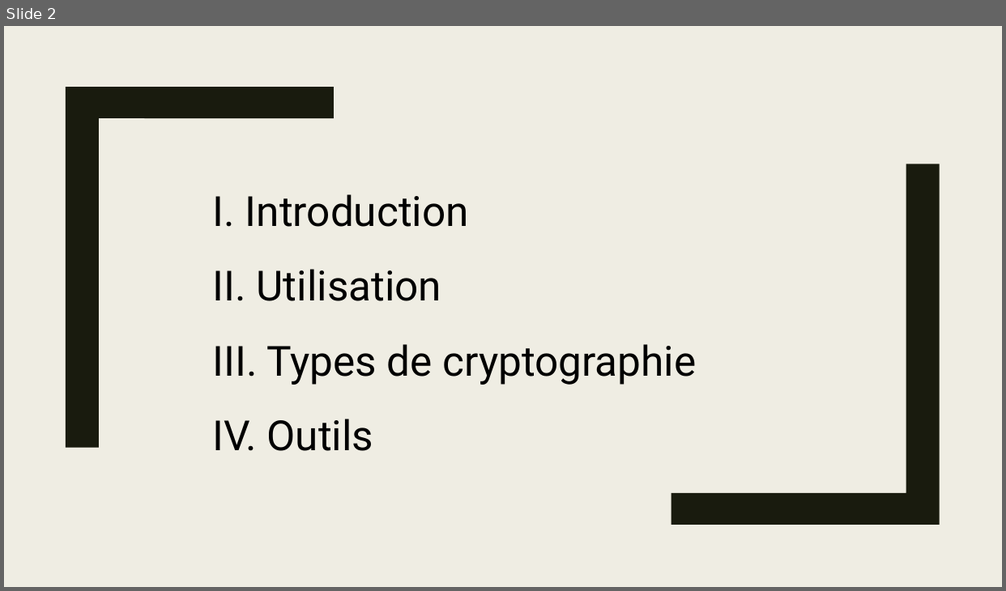
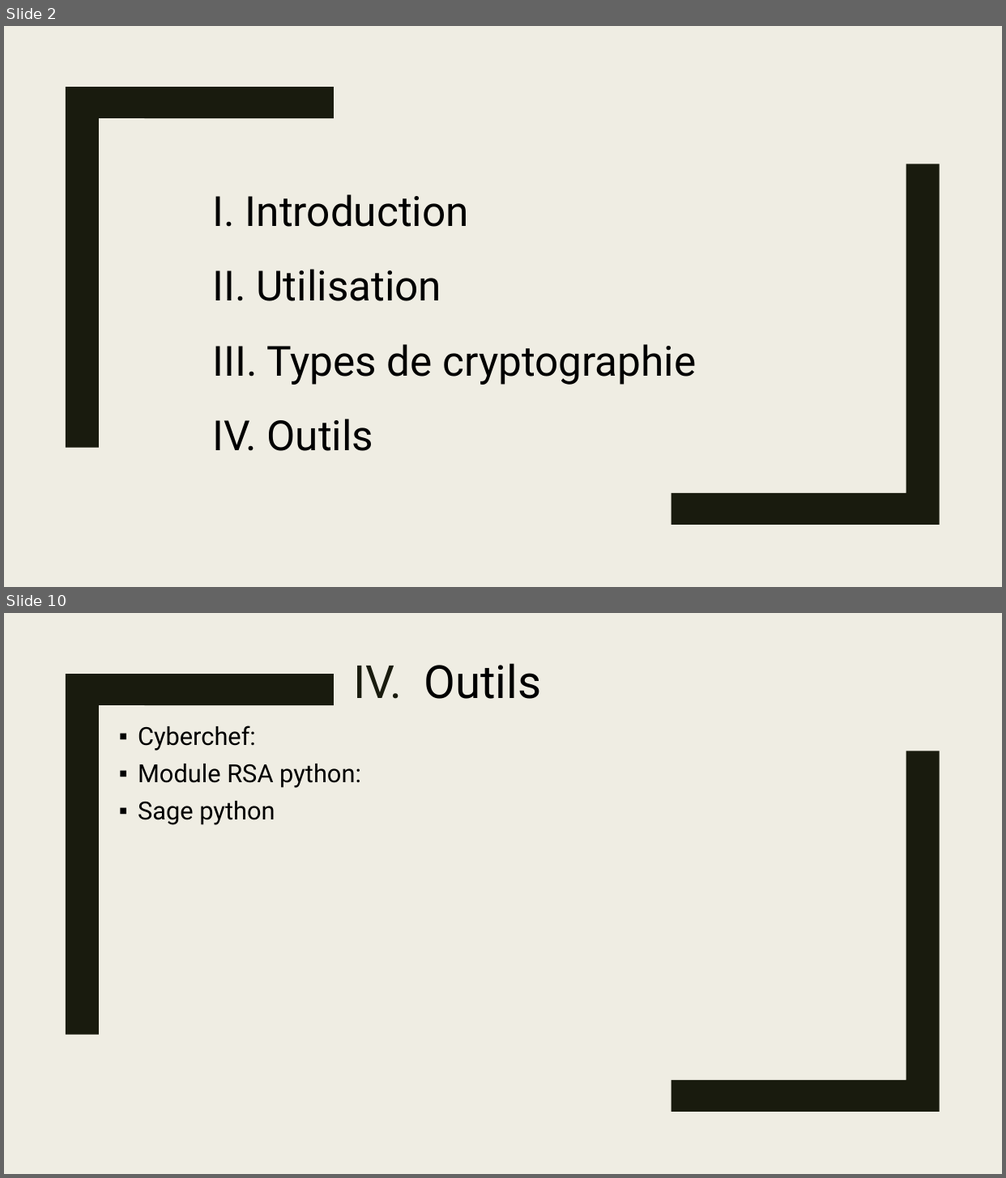
Before and after one commit to Chaman-veteran/wocsa_crypto, a slide deck: presentation.pptx. Shown one above the other, each under a label of ours: slide 2 before the commit, slides 2 and 10 after it; the slides between them are not shown. The pictures are 1006x591 and 1006x1178 pixels, drawn with LibreOffice and Linux fonts; fonts in the diff are those of the drawing. Boxes give left, top, right and bottom in pixels: in the first picture for what was removed or moved away, otherwise in the second. Text is boxed around its words. In the diff, an @@ line names an element or a change of style, - is before the commit and + after.

```diff
--- a/presentation.pptx
+++ b/presentation.pptx
@@ slide 10 added at box(4, 613, 1002, 1174), background #EFEDE3; not listed: 2 template elements that a slide beside it also shows @@
@@ text added at box(424, 663, 541, 699), 44 pt, text #000000 @@
+IV. Outils
@@ subtitle added at box(138, 726, 361, 825), 24 pt, text #000000 @@
+▪ Cyberchef:
+▪ Module RSA python:
+▪ Sage python
```
Also in this commit, not shown: 6 slides changed, 2 other slides added.
